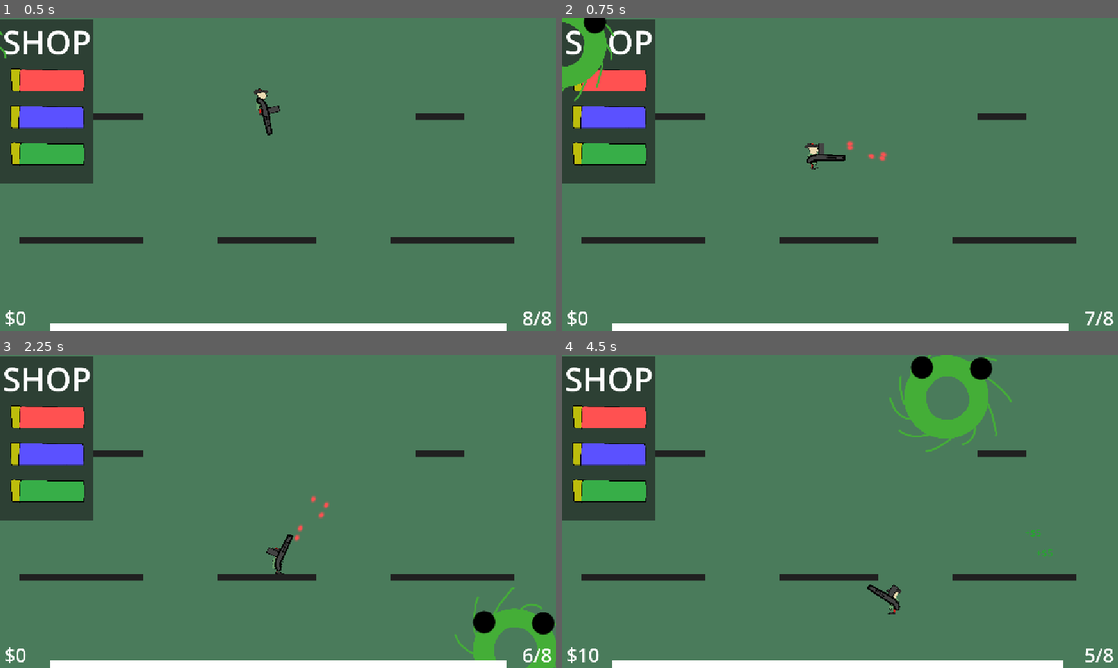
Above: before the commit, frames 1-4 (two rows, left to right).
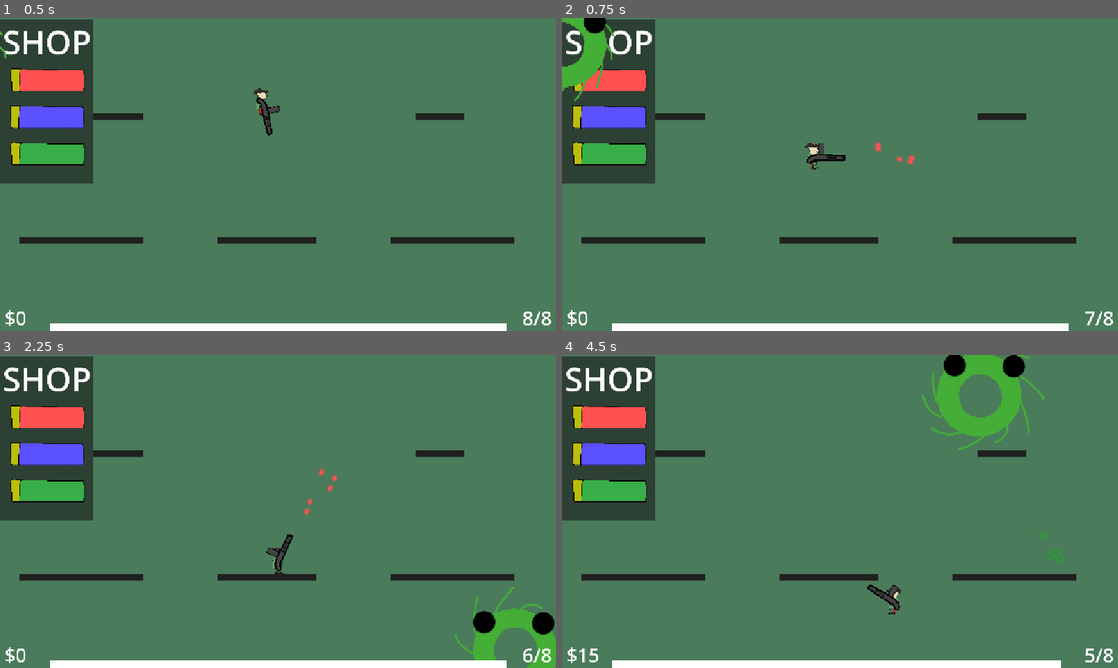
Above: after the commit, the same moments.

Repository: Beau1437/platformer
Game: Godot game, scene res://src/Game.tscn
Two runs of this game, one before a commit and one after it. Both use one fixed random seed, a clock stepped at 60 frames per second and the inputs below.
Inputs (mouse positions are in pixels of both pictures, inside the frame that each line leads up to):
- Up to frame 1 (0.5 s): no input
- Up to frame 2 (0.75 s): move the mouse to (962, 158) at 0.52 s; hold D (move_right) from 0.53 s (still down); click (962, 158) at 0.6 s
- Up to frame 3 (2.25 s): tap Space (jump) at 0.77, 1.52 s; move the mouse to (166, 527) at 1.27 s; click (166, 527) at 1.35 s; move the mouse to (333, 442) at 2.02 s; release D (move_right) at 2.03 s; hold A (move_left) from 2.03 s (still down); click (333, 442) at 2.1 s
- Up to frame 4 (4.5 s): move the mouse to (812, 574) at 2.77 s; release A (move_left) at 2.78 s; hold D (move_right) 2.78-4.28 s; click (812, 574) at 2.85 s; tap Space (jump) at 3.02, 3.77 s; move the mouse to (1006, 558) at 3.52 s; click (1006, 558) at 3.6 s; move the mouse to (673, 464) at 4.27 s; hold A (move_left) from 4.28 s (still down); click (673, 464) at 4.35 s

Frame 1 is identical in both runs. In frame 2, 0.2% of the frame differs, in the area x 51-64%, y 39-48%; in frame 3, 0.2%; in frame 4, 4.4%, in the area x 4-91%, y 0-100%.

Commit message:
gun barrel fix

Diff:
--- a/src/player/gun.gd
+++ b/src/player/gun.gd
@@ -43,7 +43,7 @@
 					bullet_instance.damage = damage
 					bullet_instance.speed = speed
 					get_tree().root.add_child(bullet_instance)
-					bullet_instance.global_position = global_position
+					bullet_instance.global_position = $BarrelExit.global_position
 					if randf_range(1,2) > 1.5:
 						bullet_instance.rotation = rotation + randf_range(0, 0.25)
 					else:
--- a/src/player/gun/Gun.tscn
+++ b/src/player/gun/Gun.tscn
@@ -5,6 +5,10 @@
 [node name="Gun" type="Node2D"]
 
 [node name="Sprite2D" type="Sprite2D" parent="."]
+z_index = 1
 position = Vector2(60, -29)
 scale = Vector2(0.232265, 0.214844)
 texture = ExtResource("1_ib3hw")
+
+[node name="BarrelExit" type="Marker2D" parent="."]
+position = Vector2(146, -6)
Not shown, changed: export_presets.cfg
